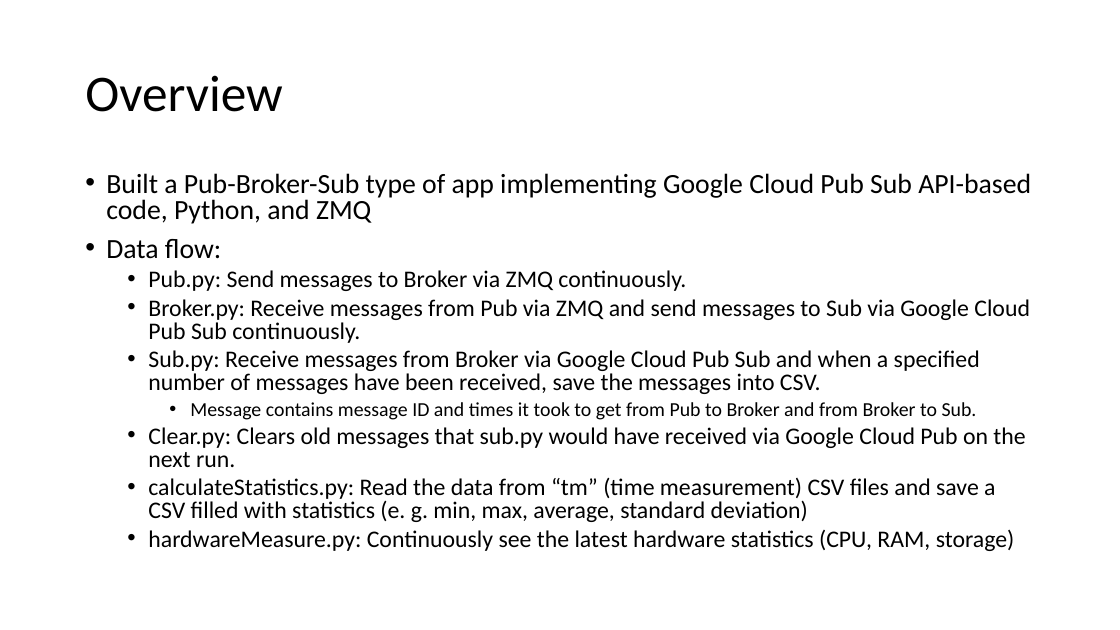
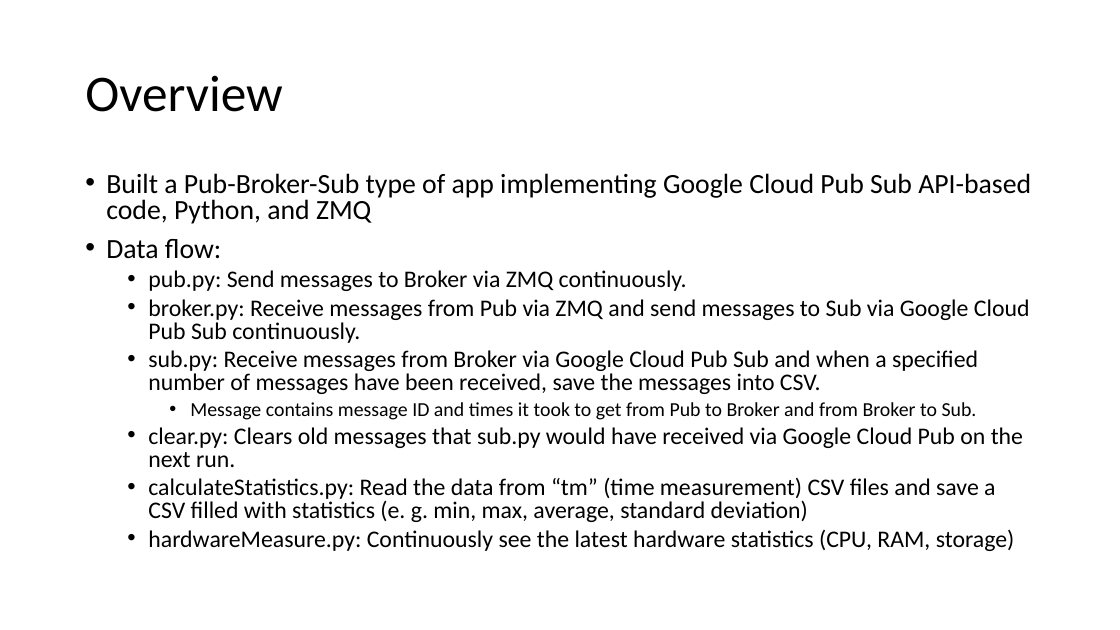
Before and after one commit to CS-6381/FinalProject, a slide deck: slide 3 of Messaging Systems & Message Queues/GoogleCloudPubSub/JamesVu_JordanSmith_BrantKyser/Documentation/CS 6381 Final Project_GoogleCloudPubSub.pptx. Drawn at 1120x630 pixels with LibreOffice and Linux fonts; fonts in the diff are those of the drawing. Boxes give left, top, right and bottom in pixels: in the first picture for what was removed or moved away, otherwise in the second. Text is boxed around its words. In the diff, an @@ line names an element or a change of style, - is before the commit and + after.

Commit message:
updated presentations

```diff
--- a/Messaging Systems & Message Queues/GoogleCloudPubSub/JamesVu_JordanSmith_BrantKyser/Documentation/CS 6381 Final Project_GoogleCloudPubSub.pptx
+++ b/Messaging Systems & Message Queues/GoogleCloudPubSub/JamesVu_JordanSmith_BrantKyser/Documentation/CS 6381 Final Project_GoogleCloudPubSub.pptx
@@ text at (148,270,1030,394): text changed @@
-  • Pub.py: Send messages to Broker via ZMQ continuously.
-  • Broker.py: Receive messages from Pub via ZMQ and send messages to Sub via Google Cloud Pub Sub continuously.
-  • Sub.py: Receive messages from Broker via Google Cloud Pub Sub and when a specified number of messages have been received, save the messages into CSV.
+  • pub.py: Send messages to Broker via ZMQ continuously.
+  • broker.py: Receive messages from Pub via ZMQ and send messages to Sub via Google Cloud Pub Sub continuously.
+  • sub.py: Receive messages from Broker via Google Cloud Pub Sub and when a specified number of messages have been received, save the messages into CSV.
@@ text at (148,427,1023,467): text changed @@
-  • Clear.py: Clears old messages that sub.py would have received via Google Cloud Pub on the next run.
+  • clear.py: Clears old messages that sub.py would have received via Google Cloud Pub on the next run.
```
Also in this commit, not shown: 3 slides added, 1 other file.
